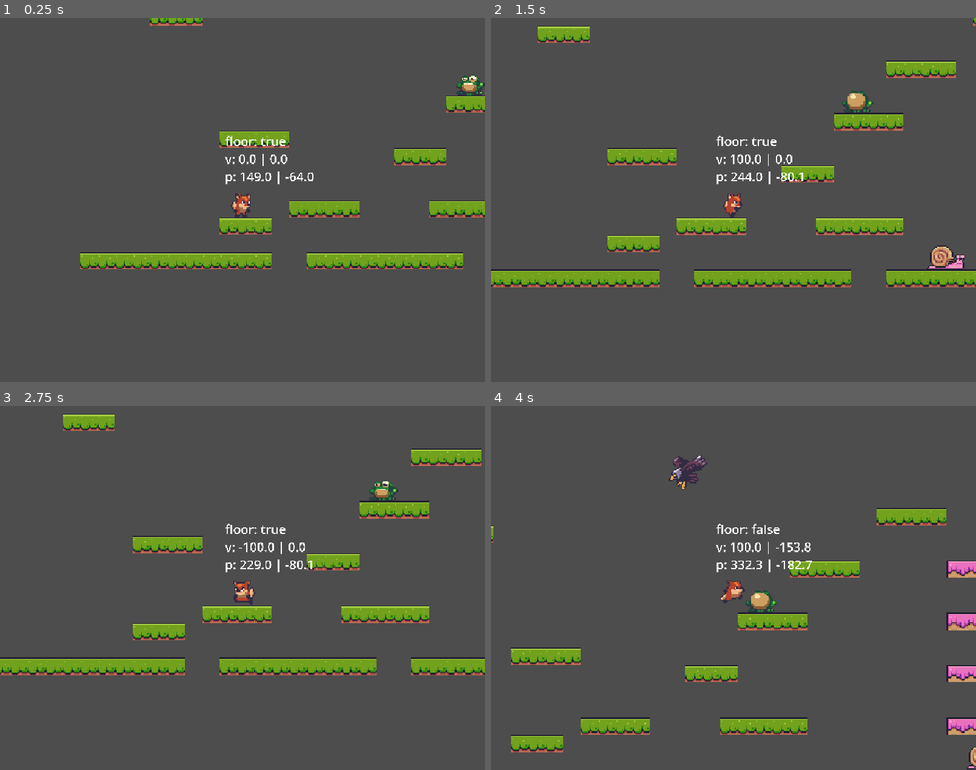
Above: before the commit, frames 1-4 (two rows, left to right).
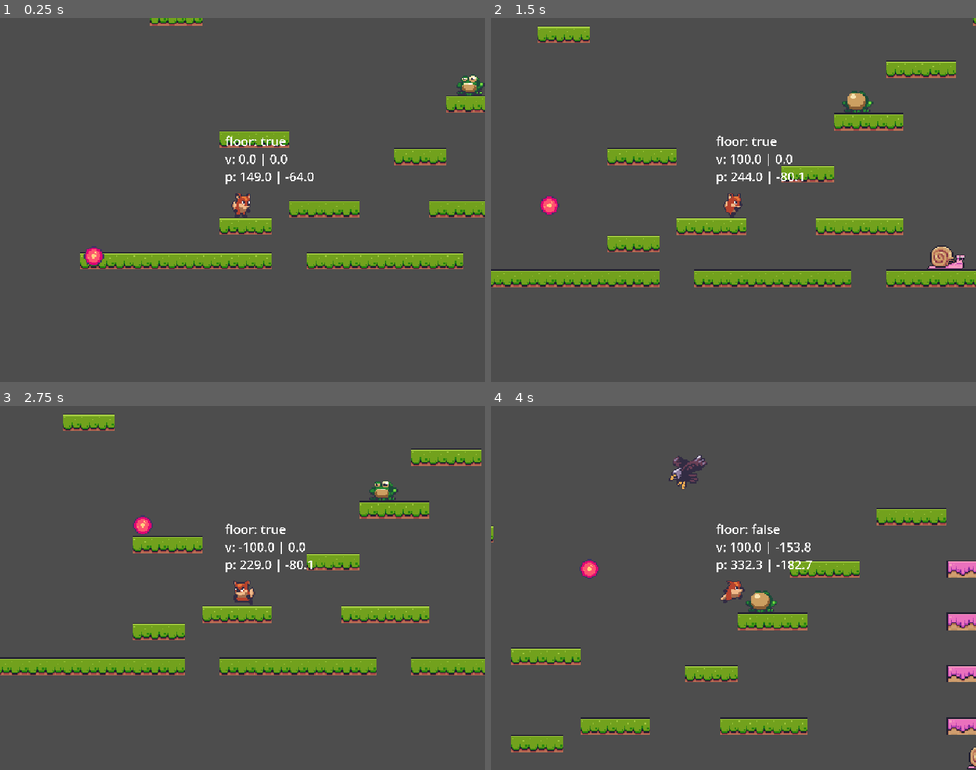
Above: after the commit, the same moments.

Repository: Mathorga/godot_training
Game: Godot game, scene res://scenes/level_base/level_base.tscn
Two runs of this game, one before a commit and one after it. Both use one fixed random seed, a clock stepped at 60 frames per second and the inputs below.
Inputs:
- Up to frame 1 (0.25 s): no input
- Up to frame 2 (1.5 s): hold M (shoot) 0.53-1.28 s; hold Right (right) from 0.53 s (still down); tap Space (jump) at 0.77 s; tap M (shoot) at 1.35 s
- Up to frame 3 (2.75 s): tap Space (jump) at 1.52 s; release Right (right) at 2.03 s; hold Left (left) from 2.03 s (still down); hold M (shoot) from 2.03 s (still down)
- Up to frame 4 (4 s): release Left (left) at 2.78 s; release M (shoot) at 2.78 s; hold Right (right) from 2.78 s (still down); tap M (shoot) at 2.85 s; tap Space (jump) at 3.02, 3.77 s; hold M (shoot) from 3.53 s (still down)

The runs differ from the first frame. In frame 1, 0.2% of the frame differs, in the area x 17-22%, y 62-68%; in frame 2, 0.2%; in frame 3, 0.2%; in frame 4, 0.2%.

Commit message:
progress on foxy

Diff:
--- a/fox_antics/classes/constants.gd
+++ b/fox_antics/classes/constants.gd
@@ -1,3 +1,10 @@
 class_name Constants
 
+enum ObjectType {
+	EXPLOSION,
+	PICKUP,
+	PLAYER_BULLET,
+	ENEMY_BULLET
+}
+
 const PLAYER_GROUP: String = "player"
--- /dev/null
+++ b/fox_antics/scenes/bullets/base_bullet.gd
@@ -0,0 +1,18 @@
+extends Area2D
+
+class_name BaseBullet
+
+var _direction: Vector2 = Vector2(50.0, -50.0)
+
+func _enter_tree() -> void:
+	area_entered.connect(on_area_entered)
+
+func _process(delta: float) -> void:
+	position += _direction * delta
+
+func setup(pos: Vector2, dir: Vector2, speed: float) -> void:
+	_direction = dir.normalized() * speed
+	global_position = pos
+
+func on_area_entered(_area: Area2D) -> void:
+	queue_free()
--- /dev/null
+++ b/fox_antics/scenes/bullets/base_bullet.tscn
@@ -0,0 +1,15 @@
+[gd_scene load_steps=3 format=3 uid="uid://enh15any411o"]
+
+[ext_resource type="Script" uid="uid://djyyx0d327ifx" path="res://scenes/bullets/base_bullet.gd" id="1_gfgx0"]
+[ext_resource type="PackedScene" uid="uid://0ijwqmkc7b6g" path="res://scenes/life_timer/life_timer.tscn" id="2_0xma0"]
+
+[node name="BaseBullet" type="Area2D"]
+collision_layer = 0
+collision_mask = 0
+script = ExtResource("1_gfgx0")
+
+[node name="Sprite2D" type="Sprite2D" parent="."]
+
+[node name="CollisionShape2D" type="CollisionShape2D" parent="."]
+
+[node name="LifeTimer" parent="." instance=ExtResource("2_0xma0")]
--- /dev/null
+++ b/fox_antics/scenes/bullets/enemy_bullet/enemy_bullet.tscn
@@ -0,0 +1,15 @@
+[gd_scene load_steps=4 format=3 uid="uid://bdpaamkwcme0q"]
+
+[ext_resource type="PackedScene" uid="uid://enh15any411o" path="res://scenes/bullets/base_bullet.tscn" id="1_qgbhn"]
+[ext_resource type="Texture2D" uid="uid://cbi2f8qvoaros" path="res://assets/items/bullet2.png" id="2_tkumd"]
+
+[sub_resource type="CircleShape2D" id="CircleShape2D_tkumd"]
+radius = 8.0
+
+[node name="EnemyBullet" instance=ExtResource("1_qgbhn")]
+
+[node name="Sprite2D" parent="." index="0"]
+texture = ExtResource("2_tkumd")
+
+[node name="CollisionShape2D" parent="." index="1"]
+shape = SubResource("CircleShape2D_tkumd")
--- /dev/null
+++ b/fox_antics/scenes/bullets/player_bullet/player_bullet.tscn
@@ -0,0 +1,14 @@
+[gd_scene load_steps=4 format=3 uid="uid://bnuqog6euleuu"]
+
+[ext_resource type="PackedScene" uid="uid://enh15any411o" path="res://scenes/bullets/base_bullet.tscn" id="1_u6gul"]
+[ext_resource type="Texture2D" uid="uid://dt5ifangcojss" path="res://assets/items/bullet1.png" id="2_iwdpa"]
+
+[sub_resource type="CircleShape2D" id="CircleShape2D_1jo4j"]
+
+[node name="PlayerBullet" instance=ExtResource("1_u6gul")]
+
+[node name="Sprite2D" parent="." index="0"]
+texture = ExtResource("2_iwdpa")
+
+[node name="CollisionShape2D" parent="." index="1"]
+shape = SubResource("CircleShape2D_1jo4j")
--- a/fox_antics/scenes/enemies/eagle_enemy/eagle_enemy.gd
+++ b/fox_antics/scenes/enemies/eagle_enemy/eagle_enemy.gd
@@ -4,6 +4,7 @@
 
 @onready var player_detector: RayCast2D = $PlayerDetector
 @onready var flip_timer: Timer = $FlipTimer
+@onready var shooter: Shooter = $Shooter
 
 var fly_direction: Vector2 = Vector2.ZERO
 
@@ -28,7 +29,7 @@
 
 func shoot() -> void:
 	if player_detector.is_colliding():
-		print("EAGLE SHOOT")
+		shooter.shoot(global_position.direction_to(player_ref.global_position))
 
 func on_screen_entered() -> void:
 	super.on_screen_entered()
--- a/fox_antics/scenes/enemies/eagle_enemy/eagle_enemy.tscn
+++ b/fox_antics/scenes/enemies/eagle_enemy/eagle_enemy.tscn
@@ -1,8 +1,9 @@
-[gd_scene load_steps=11 format=3 uid="uid://w701jxgekkld"]
+[gd_scene load_steps=12 format=3 uid="uid://w701jxgekkld"]
 
 [ext_resource type="PackedScene" uid="uid://c6x0ip8ofwrry" path="res://scenes/enemies/enemy_base.tscn" id="1_3wvyu"]
 [ext_resource type="Script" uid="uid://ciwwpgu0hwxug" path="res://scenes/enemies/eagle_enemy/eagle_enemy.gd" id="2_jg7ba"]
 [ext_resource type="Texture2D" uid="uid://v0e16l0650lo" path="res://assets/enemies/eagle/eagle-attack.png" id="3_uylc8"]
+[ext_resource type="PackedScene" uid="uid://dwvntd5wdwycv" path="res://scenes/shooter/shooter.tscn" id="4_plmnc"]
 
 [sub_resource type="CircleShape2D" id="CircleShape2D_jg7ba"]
 
@@ -68,3 +69,6 @@
 
 [node name="FlipTimer" type="Timer" parent="." index="5"]
 wait_time = 3.0
+
+[node name="Shooter" parent="." index="6" instance=ExtResource("4_plmnc")]
+shoot_delay = 1.0
--- a/fox_antics/scenes/level_base/level_base.tscn
+++ b/fox_antics/scenes/level_base/level_base.tscn
@@ -1,10 +1,11 @@
-[gd_scene load_steps=8 format=4 uid="uid://b3sqac532wkps"]
+[gd_scene load_steps=9 format=4 uid="uid://b3sqac532wkps"]
 
 [ext_resource type="Texture2D" uid="uid://dlaod4p25g32p" path="res://assets/tiles/Terrain (16x16).png" id="1_myc1q"]
 [ext_resource type="PackedScene" uid="uid://dfw1l1lyui3h6" path="res://scenes/player/player.tscn" id="2_u6jkd"]
 [ext_resource type="PackedScene" uid="uid://bhcv8bklhbpn1" path="res://scenes/enemies/snail_enemy/snail_enemy.tscn" id="3_3tlib"]
 [ext_resource type="PackedScene" uid="uid://bthynxdr6kf5y" path="res://scenes/enemies/frog_enemy/frog_enemy.tscn" id="4_ncu3c"]
 [ext_resource type="PackedScene" uid="uid://w701jxgekkld" path="res://scenes/enemies/eagle_enemy/eagle_enemy.tscn" id="5_kr674"]
+[ext_resource type="PackedScene" uid="uid://bdpaamkwcme0q" path="res://scenes/bullets/enemy_bullet/enemy_bullet.tscn" id="6_tn631"]
 
 [sub_resource type="TileSetAtlasSource" id="TileSetAtlasSource_u6jkd"]
 resource_name = "platforms"
@@ -259,3 +260,5 @@
 
 [node name="EagleEnemy" parent="." instance=ExtResource("5_kr674")]
 position = Vector2(272, -322)
+
+[node name="EnemyBullet" parent="." instance=ExtResource("6_tn631")]
--- a/fox_antics/scenes/player/player.gd
+++ b/fox_antics/scenes/player/player.gd
@@ -11,9 +11,15 @@
 
 @onready var sprite_2d: Sprite2D = $Sprite2D
 @onready var debug_label: Label = $DebugLabel
+@onready var shooter: Shooter = $Shooter
 
 func _enter_tree() -> void:
 	add_to_group(Constants.PLAYER_GROUP)
+
+func _unhandled_input(event: InputEvent) -> void:
+	# Continuous shooting.
+	if event.is_action_pressed("shoot"):
+		shooter.shoot(Vector2.LEFT if sprite_2d.flip_h else Vector2.RIGHT)
 
 func _physics_process(delta: float) -> void:
 	# Apply gravity.
--- a/fox_antics/scenes/player/player.tscn
+++ b/fox_antics/scenes/player/player.tscn
@@ -1,8 +1,9 @@
-[gd_scene load_steps=30 format=3 uid="uid://dfw1l1lyui3h6"]
+[gd_scene load_steps=31 format=3 uid="uid://dfw1l1lyui3h6"]
 
 [ext_resource type="Texture2D" uid="uid://bb4626t13ar4d" path="res://assets/player/player.png" id="1_8afob"]
 [ext_resource type="Script" uid="uid://ctbbjmy60idy4" path="res://scenes/player/player.gd" id="1_dovo2"]
 [ext_resource type="PackedScene" uid="uid://1sk8srhfqyiw" path="res://scenes/player_camera/player_camera.tscn" id="3_gmlin"]
+[ext_resource type="PackedScene" uid="uid://dwvntd5wdwycv" path="res://scenes/shooter/shooter.tscn" id="4_lvxji"]
 
 [sub_resource type="RectangleShape2D" id="RectangleShape2D_dovo2"]
 size = Vector2(14, 20)
@@ -239,3 +240,7 @@
 [node name="CollisionShape2D" type="CollisionShape2D" parent="HitBox"]
 position = Vector2(0, 6)
 shape = SubResource("RectangleShape2D_gmlin")
+
+[node name="Shooter" parent="." instance=ExtResource("4_lvxji")]
+speed = 100.0
+bullet_key = 2
--- /dev/null
+++ b/fox_antics/scenes/shooter/shooter.gd
@@ -0,0 +1,28 @@
+extends Node2D
+
+class_name Shooter
+
+@export var speed: float = 50.0
+@export var shoot_delay: float = 0.5
+@export var bullet_key: Constants.ObjectType = Constants.ObjectType.ENEMY_BULLET
+
+@onready var shoot_timer: Timer = $ShootTimer
+@onready var sound: AudioStreamPlayer2D = $Sound
+
+var can_shoot: bool = true
+
+func _ready() -> void:
+	shoot_timer.timeout.connect(on_shoot_timer_timeout)
+
+	shoot_timer.wait_time = shoot_delay
+
+func shoot(direction: Vector2) -> void:
+	if not can_shoot:
+		return
+
+	can_shoot = false
+	print("SHOT in dir", direction)
+	shoot_timer.start()
+
+func on_shoot_timer_timeout() -> void:
+	can_shoot = true
--- /dev/null
+++ b/fox_antics/scenes/shooter/shooter.tscn
@@ -0,0 +1,11 @@
+[gd_scene load_steps=2 format=3 uid="uid://dwvntd5wdwycv"]
+
+[ext_resource type="Script" uid="uid://c058vsjcjcle5" path="res://scenes/shooter/shooter.gd" id="1_gmxs7"]
+
+[node name="Shooter" type="Node2D"]
+script = ExtResource("1_gmxs7")
+
+[node name="ShootTimer" type="Timer" parent="."]
+one_shot = true
+
+[node name="Sound" type="AudioStreamPlayer2D" parent="."]
--- /dev/null
+++ b/fox_antics/scenes/shooter/sound.gd
@@ -0,0 +1,11 @@
+extends AudioStreamPlayer2D
+
+
+# Called when the node enters the scene tree for the first time.
+func _ready() -> void:
+	pass # Replace with function body.
+
+
+# Called every frame. 'delta' is the elapsed time since the previous frame.
+func _process(delta: float) -> void:
+	pass
Not shown, added: fox_antics/scenes/bullets/base_bullet.gd.uid
Not shown, added: fox_antics/scenes/shooter/shooter.gd.uid
Not shown, added: fox_antics/scenes/shooter/sound.gd.uid
